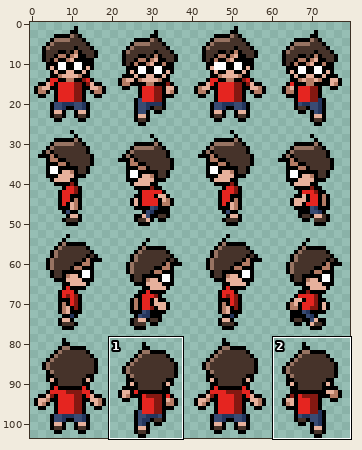
File history of a sprite sheet, htdocs/img/jerome.png. The picture above shows the old version from afar; the outline marks the close-up.
Close-up. Before the edit:
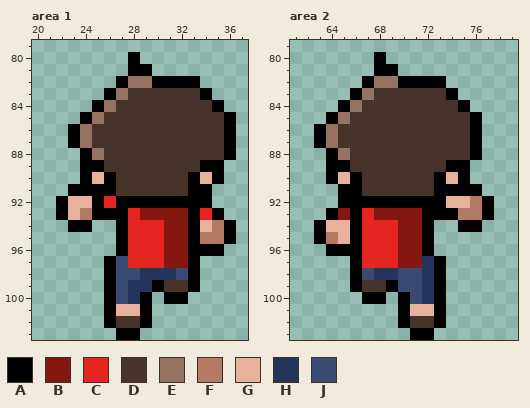
The file is 240x312 pixels, drawn in blocks of 3x3; one block is one cell here. Colours within 5 levels of each other are drawn and written as one. Shown: area 1: x 20..37, y 79..103; area 2: x 61..79, y 79..103. The commit also changed other parts of the picture, which this record leaves out.
Palette (. is transparent): A #000000  B #841811  C #e52520  D #46332a  E #977362  F #b47b64  G #e7b19c  H #24355d  J #394b73
Pixels before, area 1, first column x 22:
 80 ......A........
 81 ......AA.......
 82 .....AEEAAAA...
 83 ....AEDDDDDDA..
 84 ...AEDDDDDDDDA.
 85 ..AEDDDDDDDDDDA
 86 .AEDDDDDDDDDDDA
 87 .AEDDDDDDDDDDDA
 88 ..AEDDDDDDDDDDA
 89 ..AADDDDDDDDAA.
 90 ..AGADDDDDDAGA.
 91 .AAAADDDDDDAA..
 92 AGGACAAAAAAAA..
 93 AGFAAACBBBBACA.
 94 .AA..ACCCBBAGFA
 95 .....ACCCBBAFFA
 96 .....ACCCBBAAA.
 97 ....AJCCCBBA...
 98 ....AJJHHHJA...
 99 ....AJHHADDA...
100 ....AJHA.AA....
101 ....AGGA.......
102 ....ADDA.......
103 .....AA........
Pixels before, area 2, first column x 63:
 80 .....A.........
 81 .....AA........
 82 ....AEEAAAA....
 83 ...AEDDDDDDA...
 84 ..AEDDDDDDDDA..
 85 .AEDDDDDDDDDDA.
 86 AEDDDDDDDDDDDA.
 87 AEDDDDDDDDDDDA.
 88 .AEDDDDDDDDDDA.
 89 .AADDDDDDDDAA..
 90 .AGADDDDDDAGA..
 91 ..AADDDDDDAAAA.
 92 ..AAAAAAAAAGGFA
 93 .ABACBBBBAAAFFA
 94 AGGACCCBBA..AA.
 95 AFGACCCBBA.....
 96 .AAACCCBBA.....
 97 ...ACCCBBHA....
 98 ...AJHHJJHA....
 99 ...ADDAJJHA....
100 ....AA.AJHA....
101 .......AGGA....
102 .......ADDA....
103 ........AA.....
Once edited:
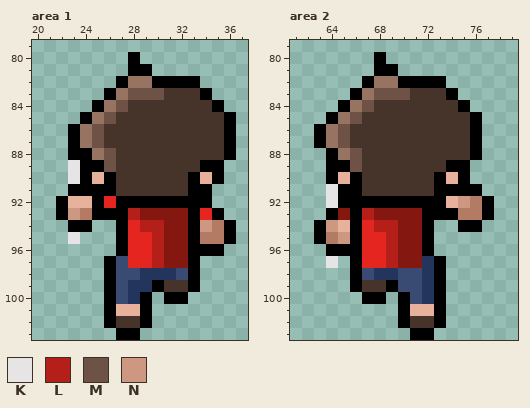
Colours new in this view: K #e6e4e4  L #b51f19  M #6e5246  N #ce9781
What changed:
Area 1:
The author put colour A in row 88 at x 23.
The author put colour K in rows 89 to 90 at x 23; in row 95 at x 23.
Colour C becomes colour L in row 93 at x 28; in row 94 at x 29 to 30; in rows 95 to 97 at x 30.
Colour D becomes colour M in row 83 at x 28 to 30; in row 84 at x 27; in row 85 at x 26; in rows 86 to 87 at x 25; in rows 88 to 89 at x 26.
Colour G becomes colour N in row 93 at x 23; in row 94 at x 34.
Area 2:
The author put colour K in rows 91 to 92 at x 64; in row 97 at x 64.
Colour C becomes colour L in row 93 at x 67; in row 94 at x 68 to 69; in rows 95 to 97 at x 69.
Colour D becomes colour M in row 83 at x 68 to 70; in row 84 at x 67; in row 85 at x 66; in rows 86 to 87 at x 65; in rows 88 to 89 at x 66.
Colour G becomes colour N in row 92 at x 75; in row 94 at x 64; in row 95 at x 65.
